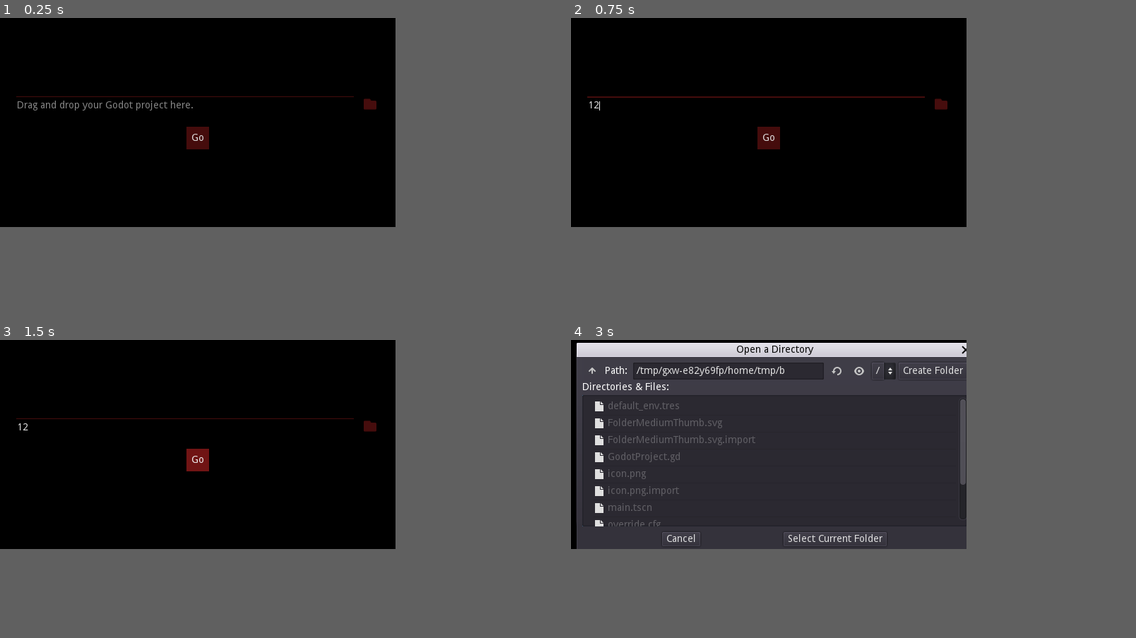
Above: before the commit, frames 1-4 (two rows, left to right).
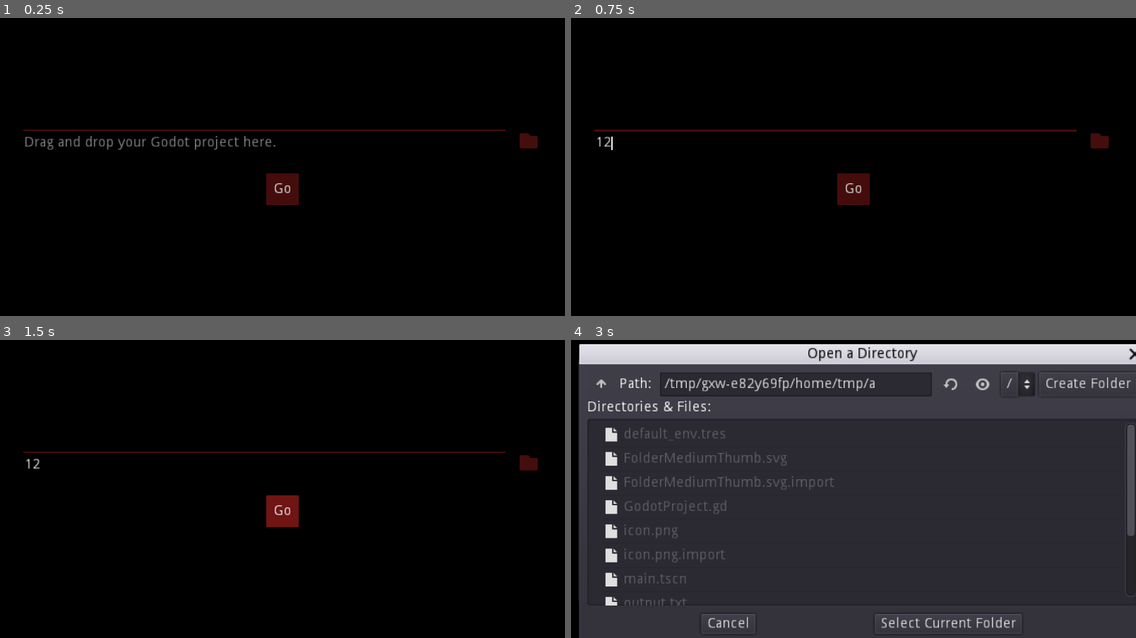
Above: after the commit, the same moments.

Repository: JeffVenancius/Godot-Body-Builder
Game: Godot game, scene res://main.tscn
Same seed, same stepped clock (60 frames per second), same inputs: the game is played once before the commit and once after it.
Inputs (mouse positions are in pixels of both pictures, inside the frame that each line leads up to):
- Up to frame 1 (0.25 s): no input
- Up to frame 2 (0.75 s): click (757, 104) at 0.52 s; type "12" at 0.6 s
- Up to frame 3 (1.5 s): click "Go" at 1.25 s
- Up to frame 4 (3 s): click "Go" at 2 s; click (938, 426) at 2.75 s
The window is 560x296 before the commit and 800x422 after it. Grey fills any space a smaller window leaves; there, only what the larger window draws over its background counts as a difference.

The runs differ from the first frame. In frame 1, 2.5% of the frame differs, in the area x 2-96%, y 26-63%; in frame 2, 2.0%; in frame 3, 1.7%; in frame 4, 13%, in the area x 0-100%, y 0-100%.

Commit message:
unused nodes list, open_sh

Diff:
--- a/GodotProject.gd
+++ b/GodotProject.gd
@@ -622,10 +622,22 @@
 func _on_Button_pressed() -> void:
 	scan_project($LineEdit.get_text())
 	for i in ["","mobile", "others"]: scan_res(i) # empty string so the function will give a completed result.
+	create_output()
+
+func create_output() -> void:
+	var Output := create_file("res://output.txt", File.WRITE)
+	Output.store_line("Used modules:")
+	for i in modules: Output.store_line(i)
+	Output.store_line("")
+	Output.store_line("Unused nodes:")
+	for i in heirdomOwners:
+		if not i in used_res:
+			Output.store_line(i)
+	OS.shell_open(ProjectSettings.globalize_path("res://output.txt"))
+
 
 func scan_res(platform: String) -> void:
 	var param:  String
-	print(used_res)
 	for used in used_res:
 		if used.begins_with("ARVR"):
 			match  platform:
--- a/project.godot
+++ b/project.godot
@@ -11,6 +11,7 @@
 [application]
 
 config/name="Godot Body Builder"
+config/description="Scans a Godot project, lists the nodes used and (that's for later) helps you to create a shorter build. "
 run/main_scene="res://main.tscn"
 config/icon="res://icon.png"
 
@@ -18,6 +19,8 @@
 
 window/size/width=560
 window/size/height=296
+window/size/test_width=1120
+window/size/test_height=592
 window/stretch/mode="2d"
 window/stretch/aspect="keep"
 
Not shown, added: output.txt
Not shown, removed: register_scene_types.cpp
